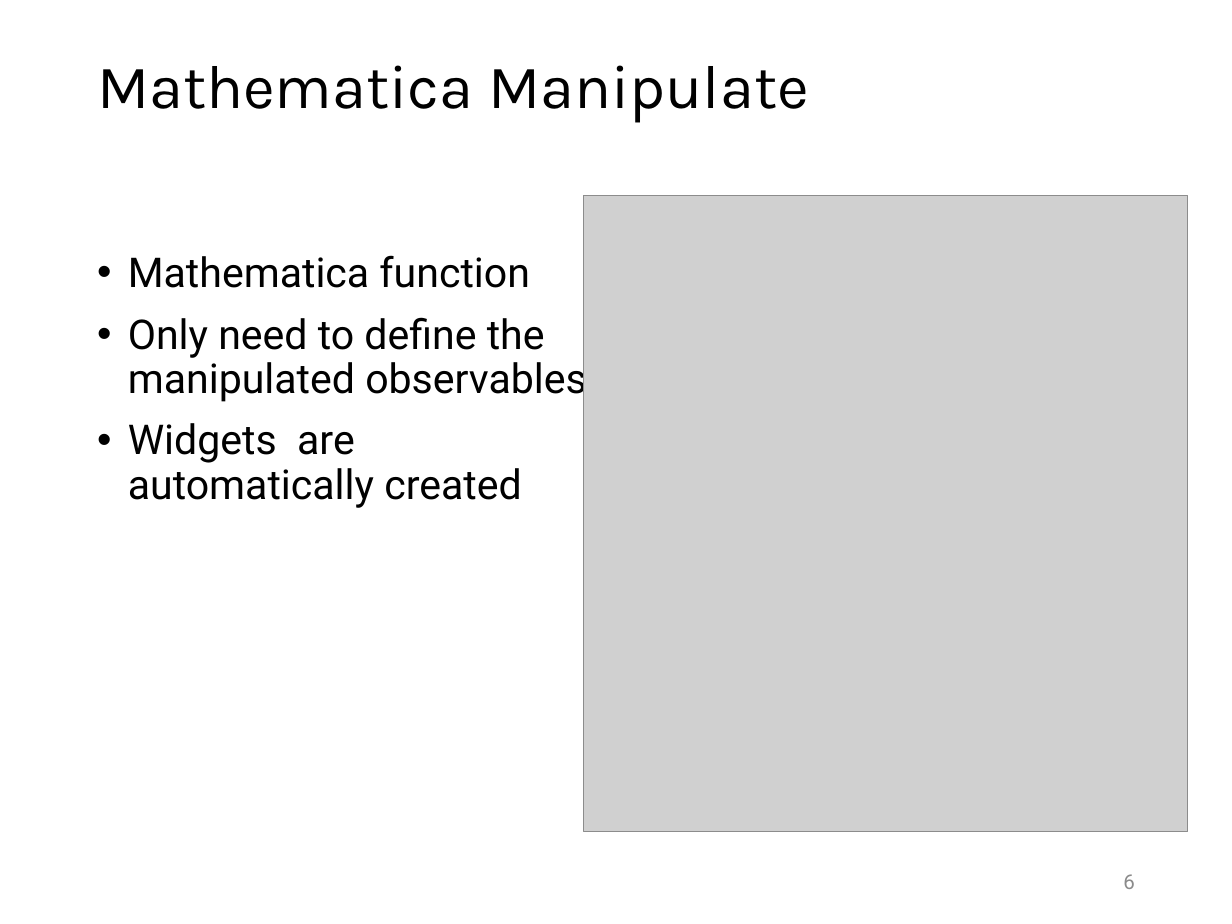
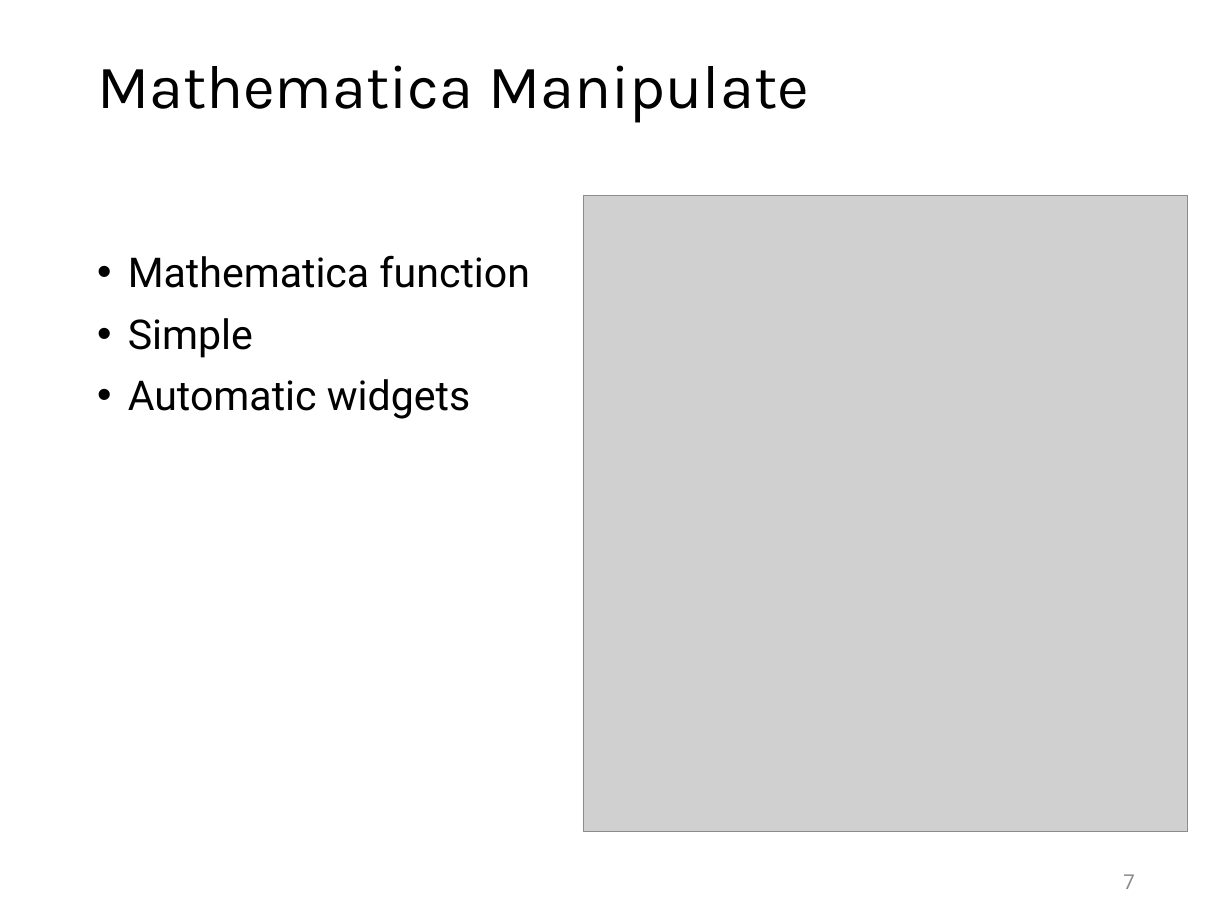
Before and after one commit to Kolaru/SimpleInteractiveExamples, a slide deck: slide 7 of CUISummerSchool2022.pptx (slide 6 before the commit). Drawn at 1232x924 pixels with LibreOffice and Linux fonts; fonts in the diff are those of the drawing; grey boxes stand for pictures. Boxes give left, top, right and bottom in pixels: in the first picture for what was removed or moved away, otherwise in the second. Text is boxed around its words. In the diff, an @@ line names an element or a change of style, - is before the commit and + after.

```diff
--- a/CUISummerSchool2022.pptx
+++ b/CUISummerSchool2022.pptx
@@ text at <box>128,318,470,419</box>: text changed @@
-• Only need to define the manipulated observables
-• Widgets are automatically created
+• Simple
+• Automatic widgets
@@ page number at <box>1123,874,1135,889</box>: text changed @@
-6
+7
```
Also in this commit, not shown: 3 other slides changed, 2 slides added, 1 slide removed.
